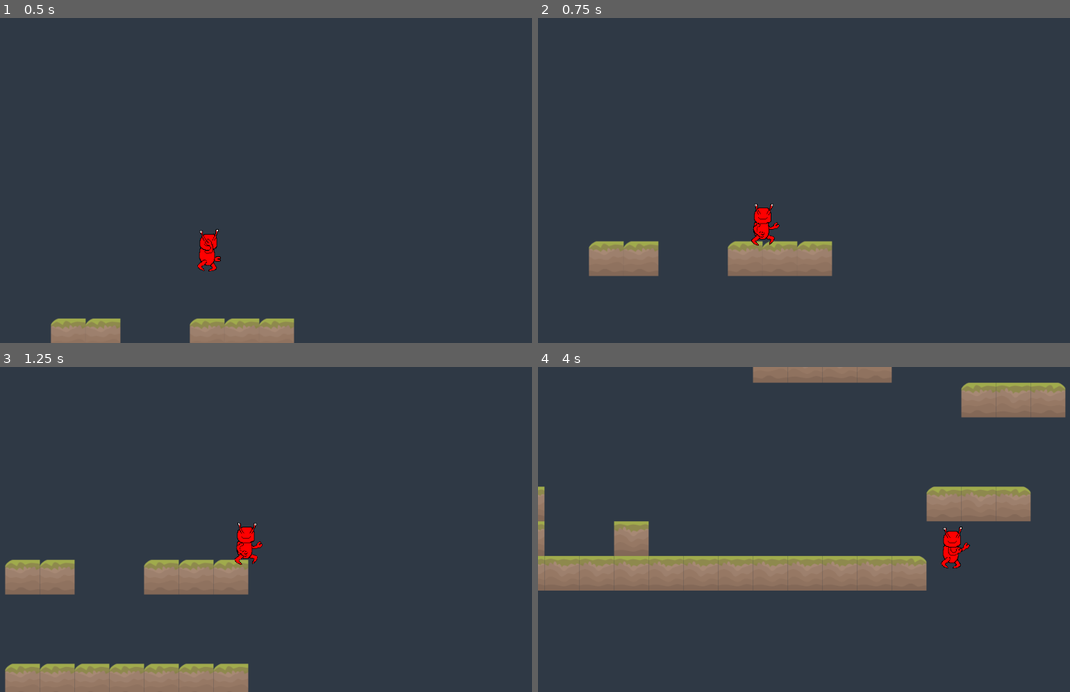
Above: before the commit, frames 1-4 (two rows, left to right).
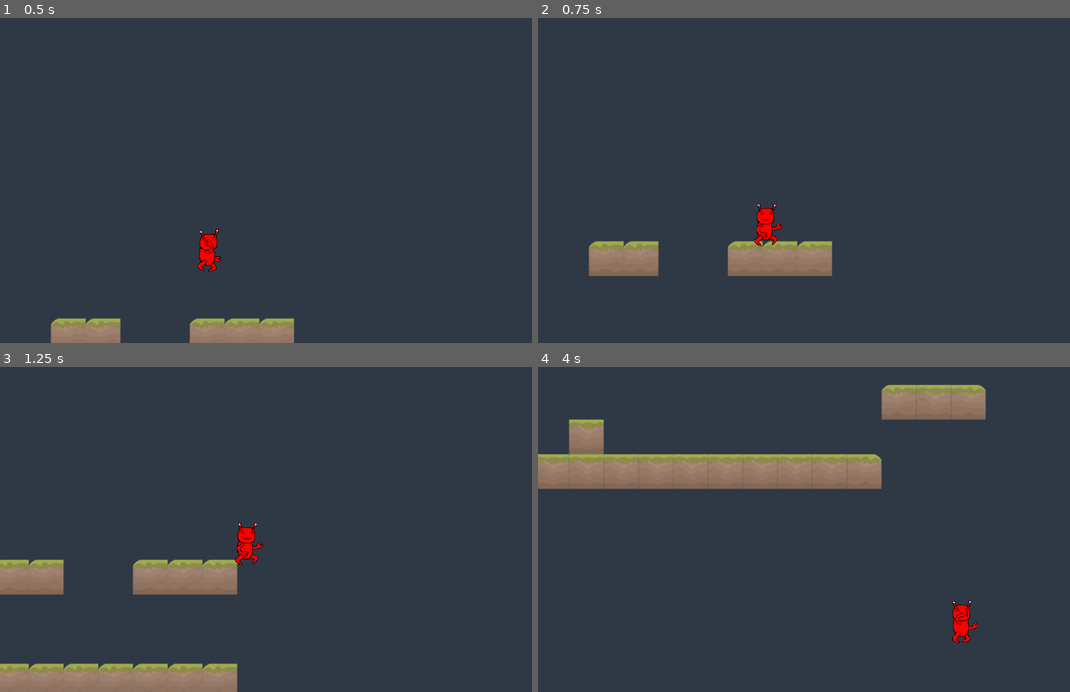
Above: after the commit, the same moments.

Repository: Alhrath/babelito
Game: Godot game, scene res://src/level/0.tscn
Two runs of this game, one before a commit and one after it. Both use one fixed random seed, a clock stepped at 60 frames per second and the inputs below.
Inputs:
- Up to frame 1 (0.5 s): no input
- Up to frame 2 (0.75 s): hold D (move_right) from 0.53 s (still down); hold W (jump) from 0.53 s (still down)
- Up to frame 3 (1.25 s): keep holding D (move_right); keep holding W (jump)
- Up to frame 4 (4 s): release W (jump) at 1.28 s; tap W (jump) at 1.35, 1.52, 1.82, 2.85, 3.02, 3.32 s; release D (move_right) at 2.03 s; hold A (move_left) 2.03-2.78 s; hold W (jump) 2.03-2.78 s; hold D (move_right) from 2.78 s (still down); hold W (jump) from 3.53 s (still down)

Frame 1 is identical in both runs. In frame 2, 0.3% of the frame differs, in the area x 40-46%, y 57-71%; in frame 3, 1.8%; in frame 4, 24%, in the area x 0-100%, y 0-86%.

Commit message:
corrections hihi

Diff:
--- a/Babelito/src/entity/player/PlayerStatemachine.gd
+++ b/Babelito/src/entity/player/PlayerStatemachine.gd
@@ -16,21 +16,15 @@
 func _input(event):
 	if [states.idle, states.run].has(state):
 		if event.is_action_pressed("jump"): #&& parent.is_on_floor():  #single jump
-			parent.velocity.y = parent.max_jump_velocity
-			parent.is_jumping = true
-		if Input.is_action_pressed("down"):
+
+			if Input.is_action_pressed("down"):
 				if parent._check_is_grounded(parent.drop_thru_raycasts):
 					parent.set_collision_mask_bit(parent.DROP_THRU_BIT, false)
 
+			else:
+				parent.velocity.y = parent.max_jump_velocity
+				parent.is_jumping = true
 
-#			if Input.is_action_pressed("down"):
-#				if parent._check_is_grounded(parent.drop_thru_raycasts):
-#					parent.set_collision_mask_bit(parent.DROP_THRU_BIT, false)
-#
-#			else:
-#				parent.velocity.y = parent.max_jump_velocity
-#				parent.is_jumping = true
-#
 	if state == states.jump:
 		if event.is_action_released("jump") && parent.velocity.y < parent.min_jump_velocity:
 			parent.velocity.y = parent.min_jump_velocity
--- a/Babelito/src/entity/player/player.tscn
+++ b/Babelito/src/entity/player/player.tscn
@@ -5,11 +5,11 @@
 [ext_resource path="res://src/entity/player/Camera2D.gd" type="Script" id=3]
 [ext_resource path="res://src/entity/player/PlayerStatemachine.gd" type="Script" id=4]
 
-[sub_resource type="RectangleShape2D" id=3]
+[sub_resource type="RectangleShape2D" id=1]
 extents = Vector2( 13.3443, 31.0938 )
 
 [sub_resource type="RectangleShape2D" id=2]
-extents = Vector2( 15.4533, 4.67267 )
+extents = Vector2( 13.0818, 4.67267 )
 
 [node name="Player" type="KinematicBody2D"]
 collision_layer = 0
@@ -43,19 +43,16 @@
 [node name="PhysicsShape" type="CollisionShape2D" parent="."]
 light_mask = 0
 position = Vector2( -0.302193, -8.79821 )
-shape = SubResource( 3 )
+shape = SubResource( 1 )
 __meta__ = {
 "_edit_lock_": true
 }
 
 [node name="Raycasts" type="Node2D" parent="."]
 light_mask = 3
-__meta__ = {
-"_edit_lock_": true
-}
 
 [node name="RayCast2D" type="RayCast2D" parent="Raycasts"]
-position = Vector2( 13, 28 )
+position = Vector2( 12.6031, 22.3449 )
 enabled = true
 cast_to = Vector2( 0, 16 )
 collision_mask = 3
@@ -64,7 +61,7 @@
 }
 
 [node name="RayCast2D2" type="RayCast2D" parent="Raycasts"]
-position = Vector2( 0, 28 )
+position = Vector2( 0, 22.4441 )
 enabled = true
 cast_to = Vector2( 0, 16 )
 collision_mask = 3
@@ -73,7 +70,7 @@
 }
 
 [node name="RayCast2D3" type="RayCast2D" parent="Raycasts"]
-position = Vector2( -13, 28 )
+position = Vector2( -12.9008, 22.3449 )
 enabled = true
 cast_to = Vector2( 0, 16 )
 collision_mask = 3
@@ -84,12 +81,9 @@
 [node name="DropThruRaycasts" type="Node2D" parent="."]
 light_mask = 3
 script = ExtResource( 4 )
-__meta__ = {
-"_edit_lock_": true
-}
 
 [node name="RayCast2D" type="RayCast2D" parent="DropThruRaycasts"]
-position = Vector2( 13, 28 )
+position = Vector2( 12.5955, 22.3268 )
 enabled = true
 cast_to = Vector2( 0, 16 )
 collision_mask = 2
@@ -98,7 +92,7 @@
 }
 
 [node name="RayCast2D2" type="RayCast2D" parent="DropThruRaycasts"]
-position = Vector2( 0, 28 )
+position = Vector2( 0, 22.3659 )
 enabled = true
 cast_to = Vector2( 0, 16 )
 collision_mask = 2
@@ -107,7 +101,7 @@
 }
 
 [node name="RayCast2D3" type="RayCast2D" parent="DropThruRaycasts"]
-position = Vector2( -13, 28 )
+position = Vector2( -12.8926, 22.3662 )
 enabled = true
 cast_to = Vector2( 0, 16 )
 collision_mask = 2
@@ -122,10 +116,7 @@
 }
 
 [node name="CollisionShape2D" type="CollisionShape2D" parent="Area2D"]
-position = Vector2( -0.0393724, 23.2166 )
+position = Vector2( 0, 17.462 )
 shape = SubResource( 2 )
-__meta__ = {
-"_edit_lock_": true
-}
 [connection signal="grounded_updated" from="." to="Camera2D" method="_on_Player_grounded_updated"]
 [connection signal="body_exited" from="Area2D" to="." method="_on_Area2D_body_exited"]
--- a/Babelito/src/tile/nature/MovingPlatform.tscn
+++ b/Babelito/src/tile/nature/MovingPlatform.tscn
@@ -10,7 +10,6 @@
 script = ExtResource( 2 )
 
 [node name="Platform" type="KinematicBody2D" parent="."]
-collision_layer = 2
 motion/sync_to_physics = true
 
 [node name="Sprite" type="Sprite" parent="Platform"]
